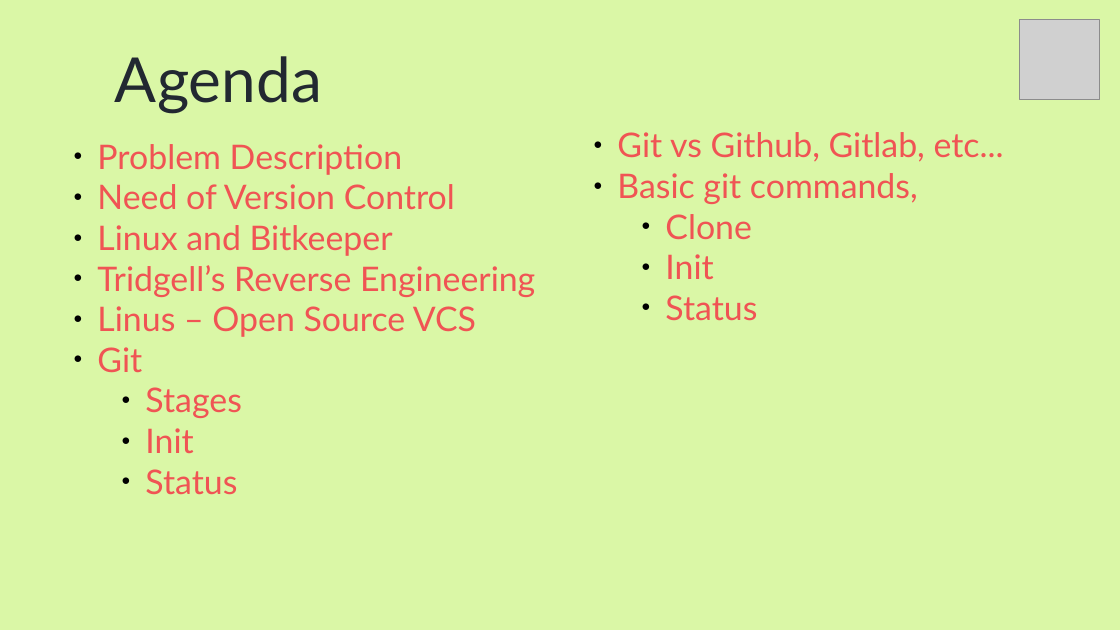
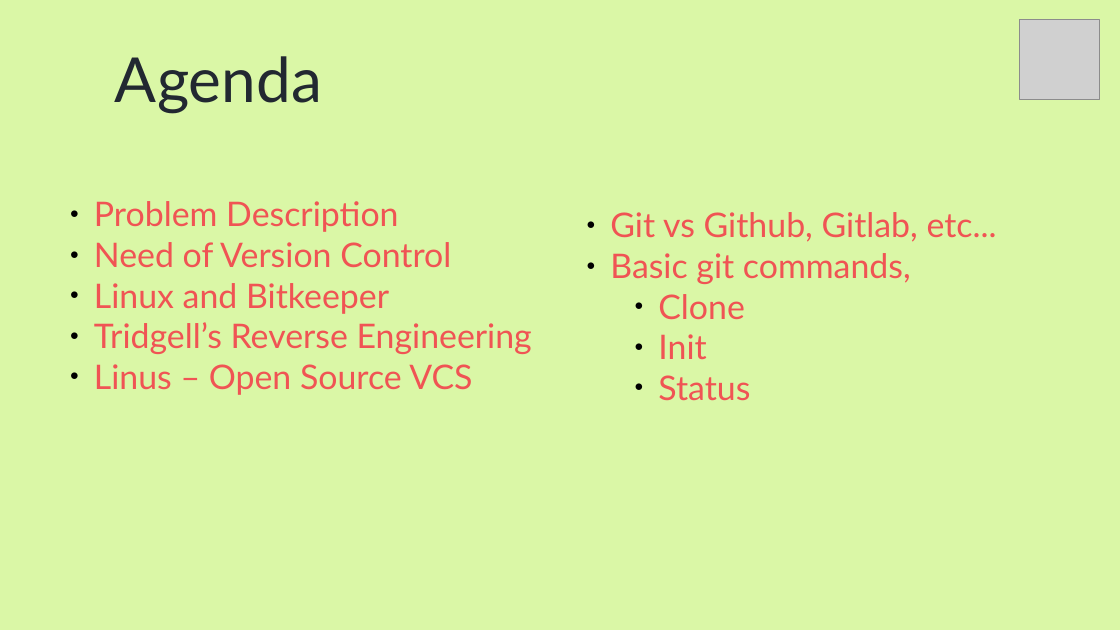
Before and after one commit to makereading/GIT, a slide deck: slide 2 of Session 1/Session 1.odp. Drawn at 1120x630 pixels with LibreOffice and Linux fonts; fonts in the diff are those of the drawing; grey boxes stand for pictures. Boxes give left, top, right and bottom in pixels: in the first picture for what was removed or moved away, otherwise in the second. Text is boxed around its words. In the diff, an @@ line names an element or a change of style, - is before the commit and + after.

```diff
--- a/Session 1/Session 1.odp
+++ b/Session 1/Session 1.odp
@@ text "Problem Description": place and size @@
-text "Problem Description" at (97,144,535,494)
+text "Problem Description" at (94,201,532,395)
@@ text "Git vs Github, Gitlab, etc...": place and size @@
-text "Git vs Github, Gitlab, etc..." at (617,132,1004,320)
+text "Git vs Github, Gitlab, etc..." at (610,212,997,400)
@@ text at (97,347,242,494): paragraphs removed @@
-● Git
-    ● Stages
-    ● Init
-    ● Status
```
Also in this commit, not shown: 1 other file.
